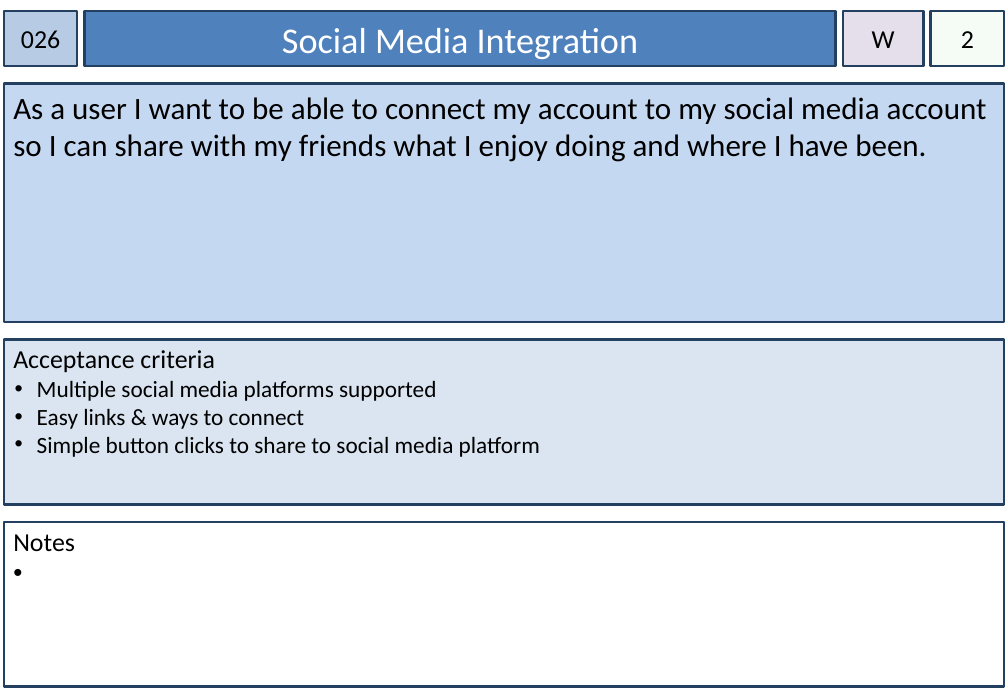
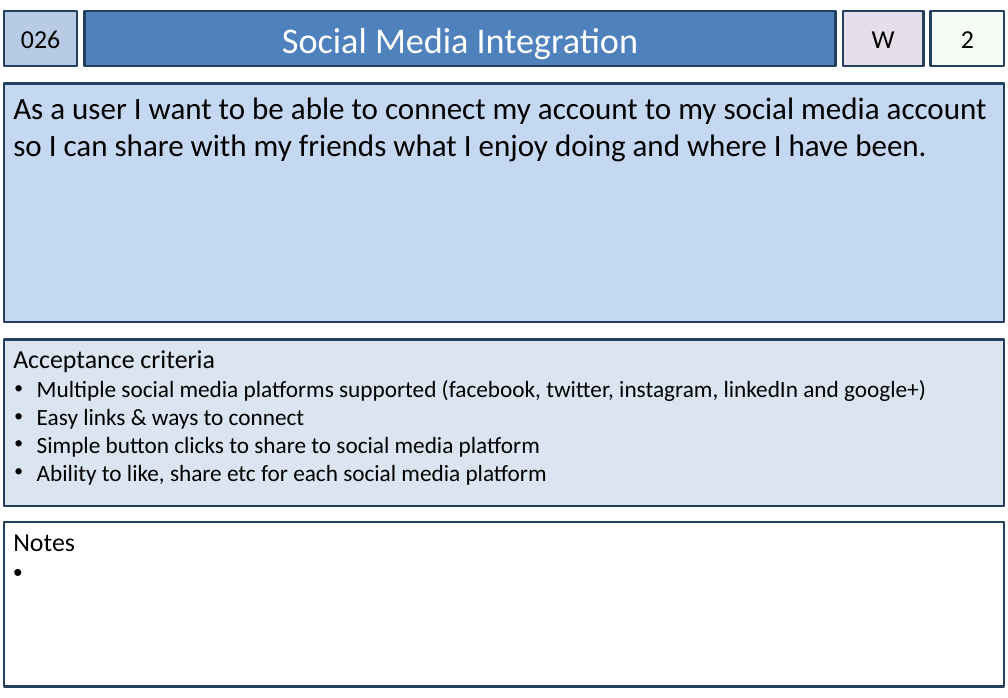
Before and after one commit to rickmccasker/IFB299, a slide deck: slide 28 of Documents/Story Cards.pptx. Drawn at 1008x698 pixels with LibreOffice and Linux fonts; fonts in the diff are those of the drawing. Boxes give left, top, right and bottom in pixels: in the first picture for what was removed or moved away, otherwise in the second. Text is boxed around its words. In the diff, an @@ line names an element or a change of style, - is before the commit and + after.

Commit message:
Upload stuff from google docs for final submission

```diff
--- a/Documents/Story Cards.pptx
+++ b/Documents/Story Cards.pptx
@@ text in rectangle at box(37, 380, 926, 401): text changed @@
-• Multiple social media platforms supported
+• Multiple social media platforms supported (facebook, twitter, instagram, linkedIn and google+)
@@ text in rectangle at box(37, 465, 547, 485): paragraph added @@
+• Ability to like, share etc for each social media platform
```
Also in this commit, not shown: 15 other slides changed, 1 slide added, 22 other files.
